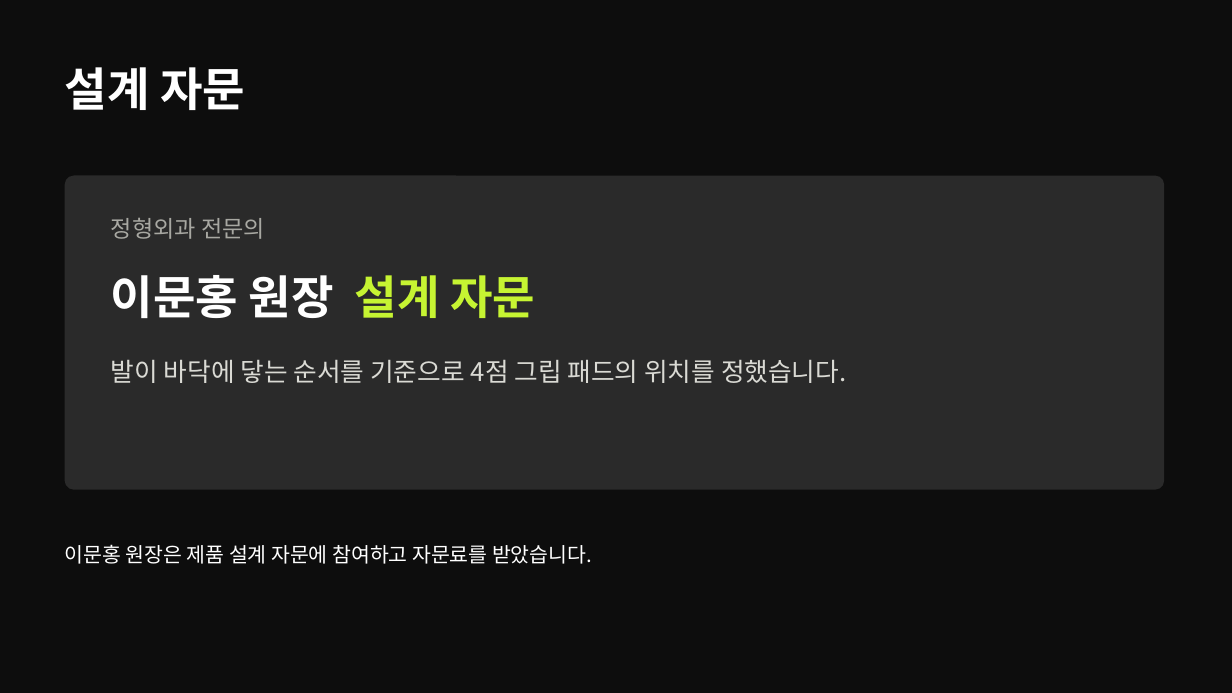
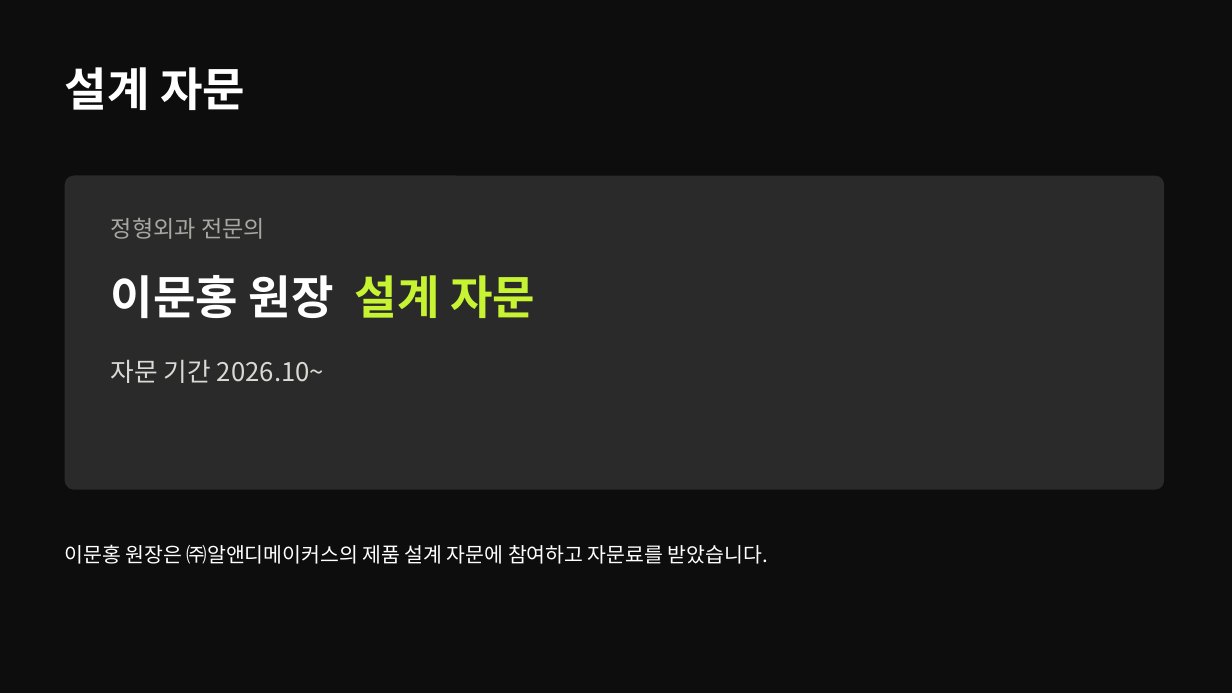
Before and after one commit to ydcompany89/harness-system, a slide deck: slide 6 of launch/rs/design/walking-deck/rs-walking-deck.pptx. Drawn at 1232x693 pixels with LibreOffice and Linux fonts; fonts in the diff are those of the drawing; background and template pictures are left out. Boxes give left, top, right and bottom in pixels: in the first picture for what was removed or moved away, otherwise in the second. Text is boxed around its words. In the diff, an @@ line names an element or a change of style, - is before the commit and + after.

```diff
--- a/launch/rs/design/walking-deck/rs-walking-deck.pptx
+++ b/launch/rs/design/walking-deck/rs-walking-deck.pptx
@@ text at (x1=111, y1=360, x2=324, y2=383): text changed @@
-발이 바닥에 닿는 순서를 기준으로 4점 그립 패드의 위치를 정했습니다.
+자문 기간 2026.10~
@@ text at (x1=65, y1=544, x2=768, y2=564): text changed @@
-이문홍 원장은 제품 설계 자문에 참여하고 자문료를 받았습니다.
+이문홍 원장은 ㈜알앤디메이커스의 제품 설계 자문에 참여하고 자문료를 받았습니다.
```
Also in this commit, not shown: 4 other slides changed, 2 other files.
